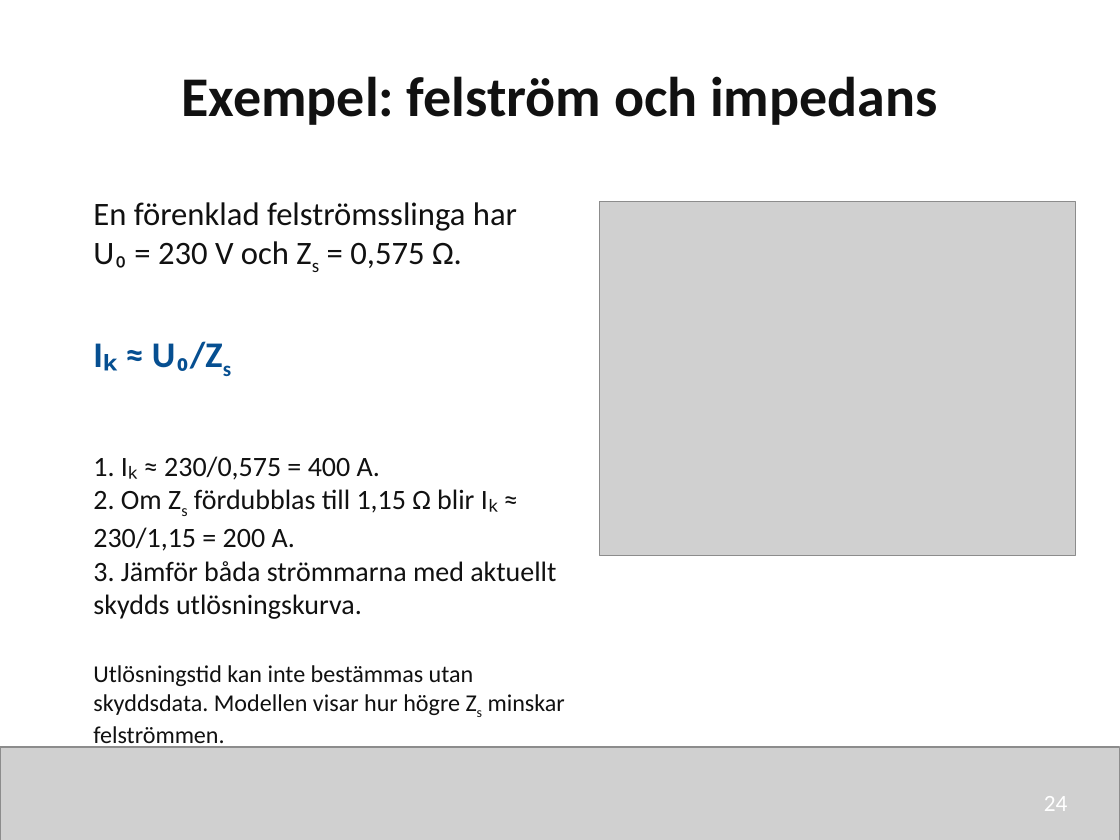
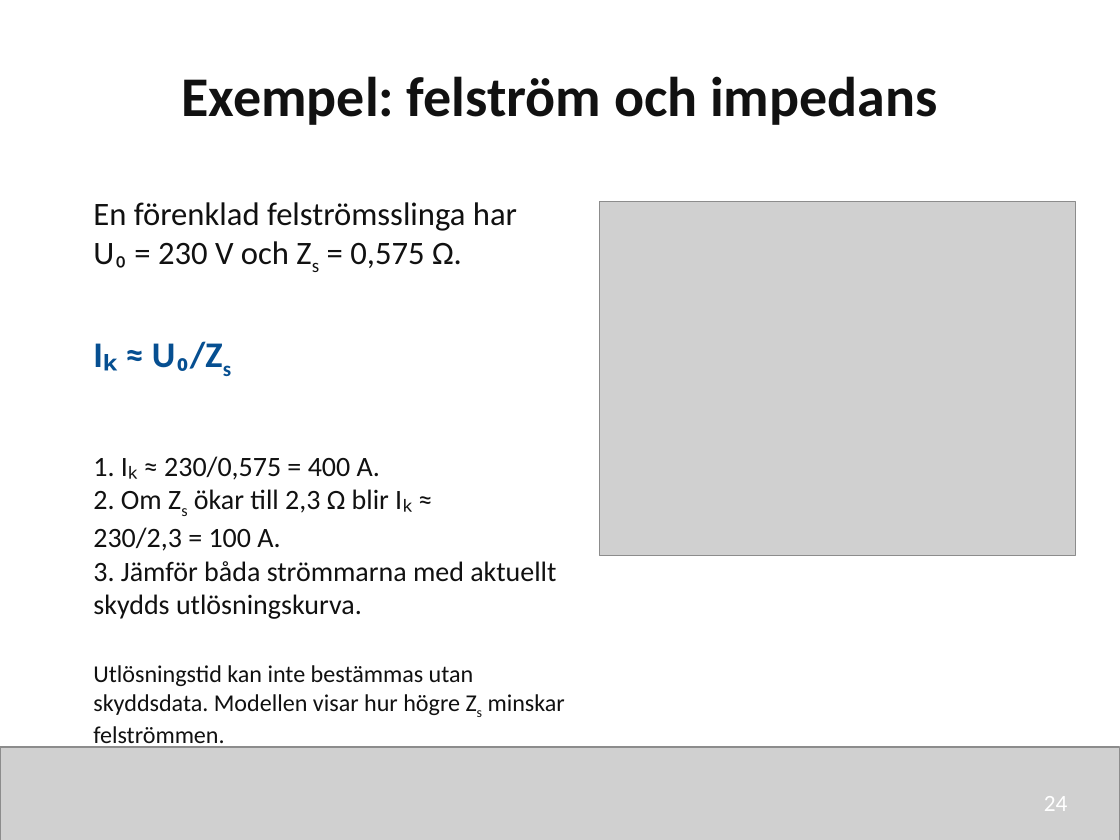
Before and after one commit to nj22az/nj22az.github.io, a slide deck: slide 24 of sjoskolan/vecka-44/aktuell/v44_01_Lagspanningssystem_elev.pptx. Drawn at 1120x840 pixels with LibreOffice and Linux fonts; fonts in the diff are those of the drawing; grey boxes stand for pictures. Boxes give left, top, right and bottom in pixels: in the first picture for what was removed or moved away, otherwise in the second. Text is boxed around its words. In the diff, an @@ line names an element or a change of style, - is before the commit and + after.

```diff
--- a/sjoskolan/vecka-44/aktuell/v44_01_Lagspanningssystem_elev.pptx
+++ b/sjoskolan/vecka-44/aktuell/v44_01_Lagspanningssystem_elev.pptx
@@ text at bbox=[93, 489, 389, 551]: text changed @@
-2. Om Zs fördubblas till 1,15 Ω blir Iₖ ≈ 230/1,15 = 200 A.
+2. Om Zs ökar till 2,3 Ω blir Iₖ ≈ 230/2,3 = 100 A.
```
Also in this commit, not shown: 2 other slides changed, 12 other files.
